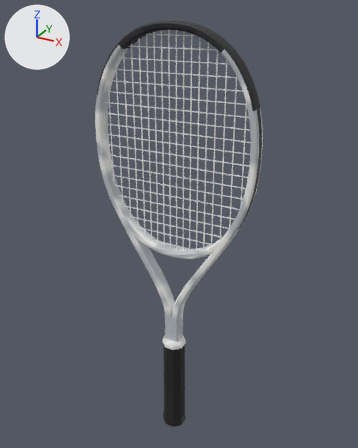
Renders of the glTF model assets/realistic/solinco-whiteout-v2-305-18x20-2025.glb from each side of a commit.
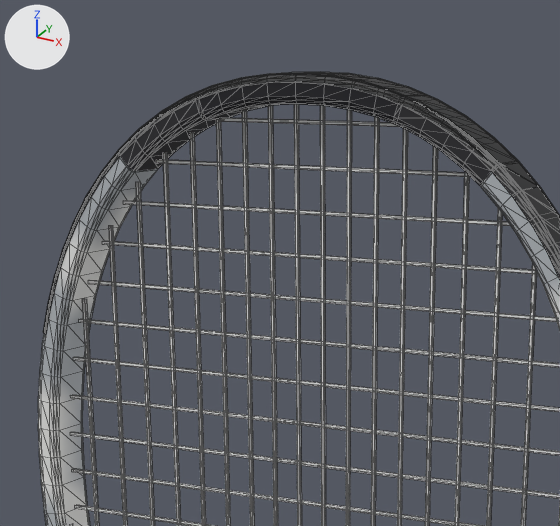
There are two pictures of each version: one whole from a 50 mm camera at (0.345, -0.61, 0.704) aimed at (-0.002, 0.021, 0.388), one close up on the part from 24% to 68% of the width and 0% to 33% of the height. Lighting does not change. The marker at upper left points along +X, +Y and +Z. The older version's two pictures come first. The close-ups show mesh edges as thin lines. Where no turn or scale is listed for an object, it has been applied to the vertices. Vertices at exactly the same position are counted once.

Script lines for the objects in view, before the commit:
```python
me_frame = bpy.data.meshes.new('frame')
me_frame.from_pydata(...)  # 1680 vertices, 3296 faces; spans x -0.131..0.131, y -0.011..0.011, z -0.254..0.254
me_frame.materials.append(mat_mat_frame)
me_strings_crosses = bpy.data.meshes.new('strings_crosses')
me_strings_crosses.from_pydata(...)  # 160 vertices, 160 faces; spans x -0.121..0.121, y -0.001..0.001, z -0.155..0.155
me_strings_crosses.materials.append(mat_mat_strings_crosses)  # white #f2f2f2
me_strings_mains = bpy.data.meshes.new('strings_mains')
me_strings_mains.from_pydata(...)  # 144 vertices, 144 faces; spans x -0.11..0.11, y -0.001..0.001, z -0.161..0.161
me_strings_mains.materials.append(mat_mat_strings_mains)  # white #f2f2f2
ob_frame = bpy.data.objects.new('frame', me_frame)
ob_frame.location = (0.0, 0.0, 0.4319)
ob_strings_crosses = bpy.data.objects.new('strings_crosses', me_strings_crosses)
ob_strings_crosses.location = (0.0, 0.0003, 0.5144)
ob_strings_mains = bpy.data.objects.new('strings_mains', me_strings_mains)
ob_strings_mains.location = (0.0, -0.0003, 0.5145)
# also in view: 'bumper' at (0.0, 0.0, 0.634)
```
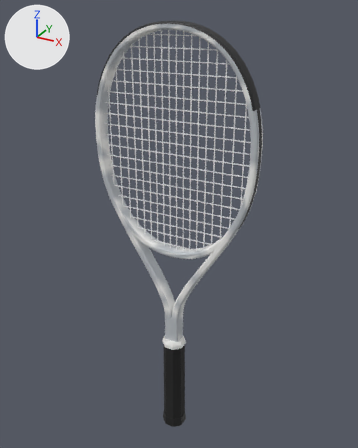
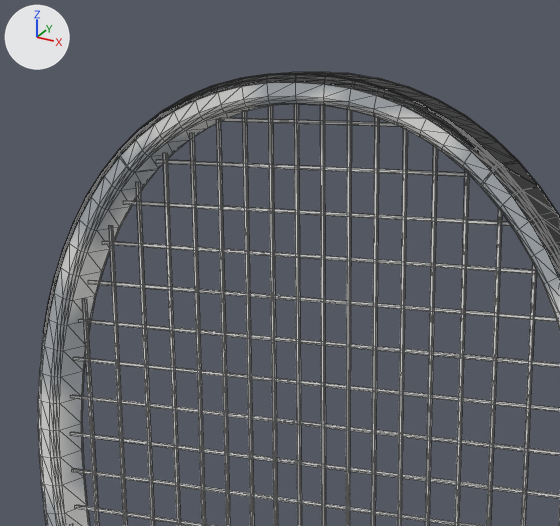
Boxes [x1, y1, x2, y2] around the edits, measured in the close-ups (560 x 526 px):
part 1 of me_frame, reshaped: [195, 92, 242, 120] in both
part 2 of me_frame, reshaped: [373, 95, 402, 125] in both
part 3 of me_frame, recoloured (black to grey): [120, 82, 491, 186] in both

The change, as a list of edits to the scene's bpy script:
```text
Change me_frame:
    used by ob_frame; location = (0.0, 0.0, 0.4319)
    remove me_frame.from_pydata(...)  # 1680 vertices, 3296 faces; spans x -0.131..0.131, y -0.011..0.011, z -0.254..0.254
    add me_frame.from_pydata(...)  # 1648 vertices, 3232 faces; spans x -0.131..0.131, y -0.011..0.011, z -0.254..0.254
    me_frame part 1
    16 vertices are removed from x -0.043..-0.04, y -0.011..0.011, z 0.237..0.247
    64 faces are deleted
    32 new faces join them
    me_frame part 2
    16 vertices are removed from x 0.04..0.043, y -0.011..0.011, z 0.237..0.247
    64 faces are deleted
    32 new faces join them
    me_frame part 3: 412 kept faces spanning x -0.082..0.082, y -0.011..0.011, z 0.217..0.253 get new vertex colours
```
